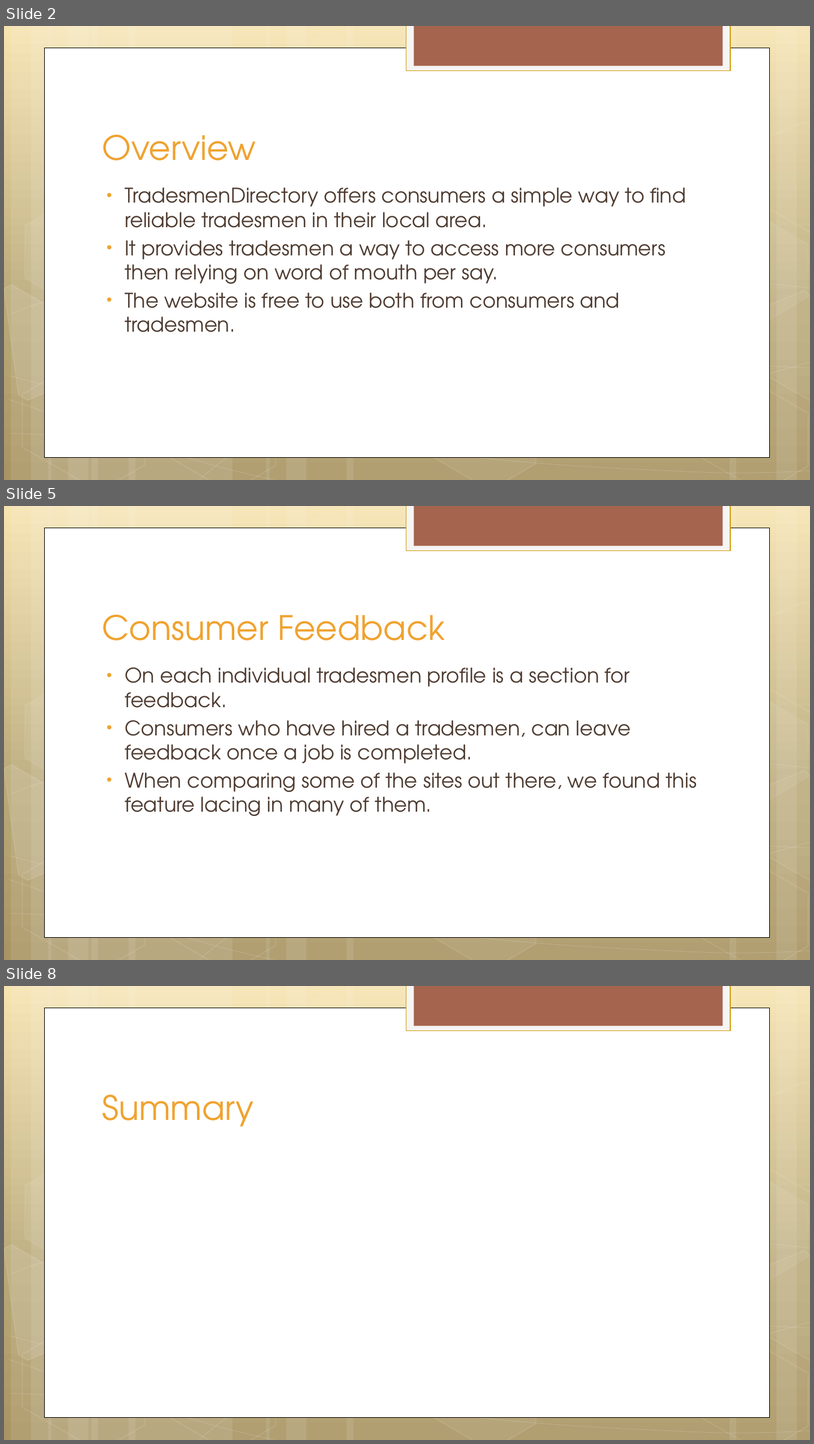
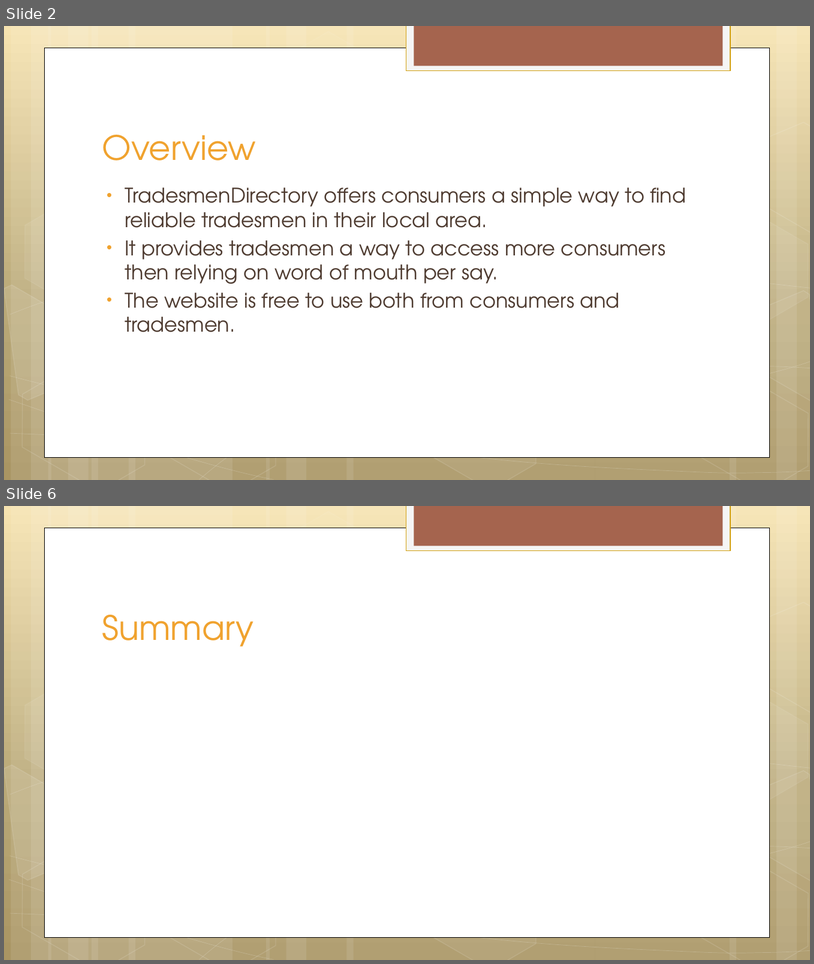
Before and after one commit to MehreenMalik/TradesmenDirectory, a slide deck: TradesmenDirectory.pptx. Shown one above the other, each under a label of ours: slides 2, 5 and 8 before the commit, slides 2 and 6 after it; the slides between them are not shown. The pictures are 814x1444 and 814x964 pixels, drawn with LibreOffice and Linux fonts; fonts in the diff are those of the drawing. Boxes give left, top, right and bottom in pixels: in the first picture for what was removed or moved away, otherwise in the second. Text is boxed around its words. In the diff, an @@ line names an element or a change of style, - is before the commit and + after.

```diff
--- a/TradesmenDirectory.pptx
+++ b/TradesmenDirectory.pptx
@@ slide 5 removed at <box>4,506,810,960</box>, background gradient #F6E4B0 to #BAA878 to #A99764; not listed: 30 template elements that a slide beside it also shows @@
@@ title removed at <box>102,615,445,640</box> @@
-Consumer Feedback
@@ text removed at <box>125,667,698,816</box> @@
-• On each individual tradesmen profile is a section for feedback.
-• Consumers who have hired a tradesmen, can leave feedback once a job is completed.
-• When comparing some of the sites out there, we found this feature lacing in many of them.
@@ what was slide 8 is now slide 6 @@
```
Also in this commit, not shown: 1 slide changed, 2 slides added, 3 other slides removed, 10 other files.
